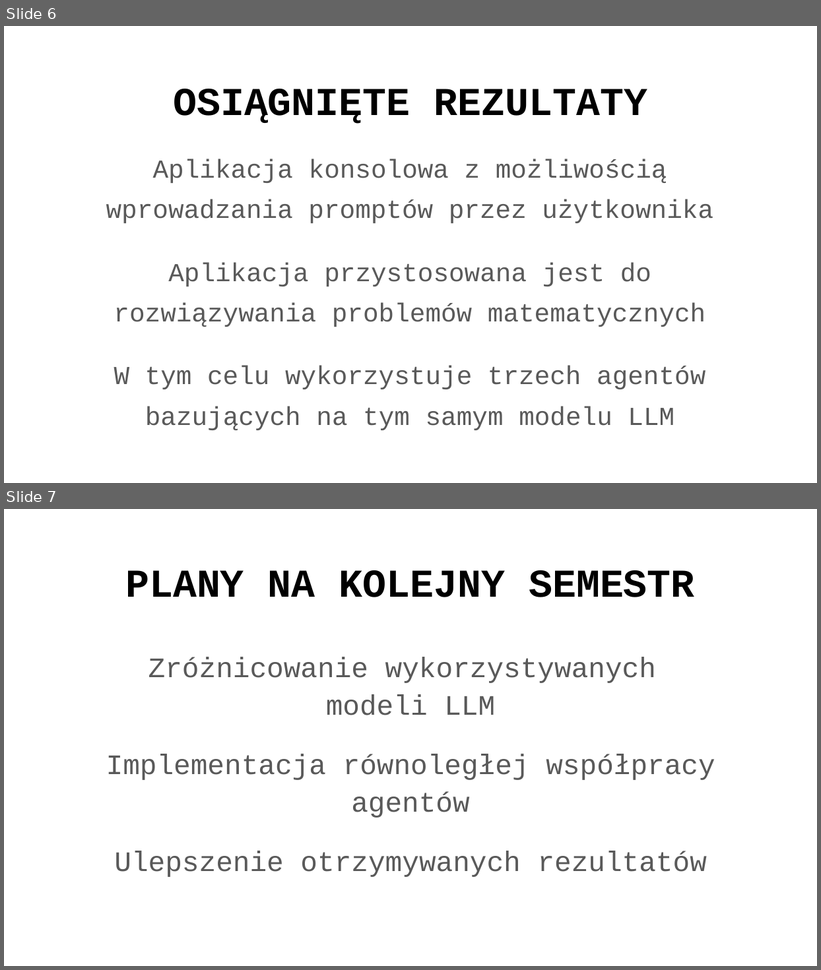
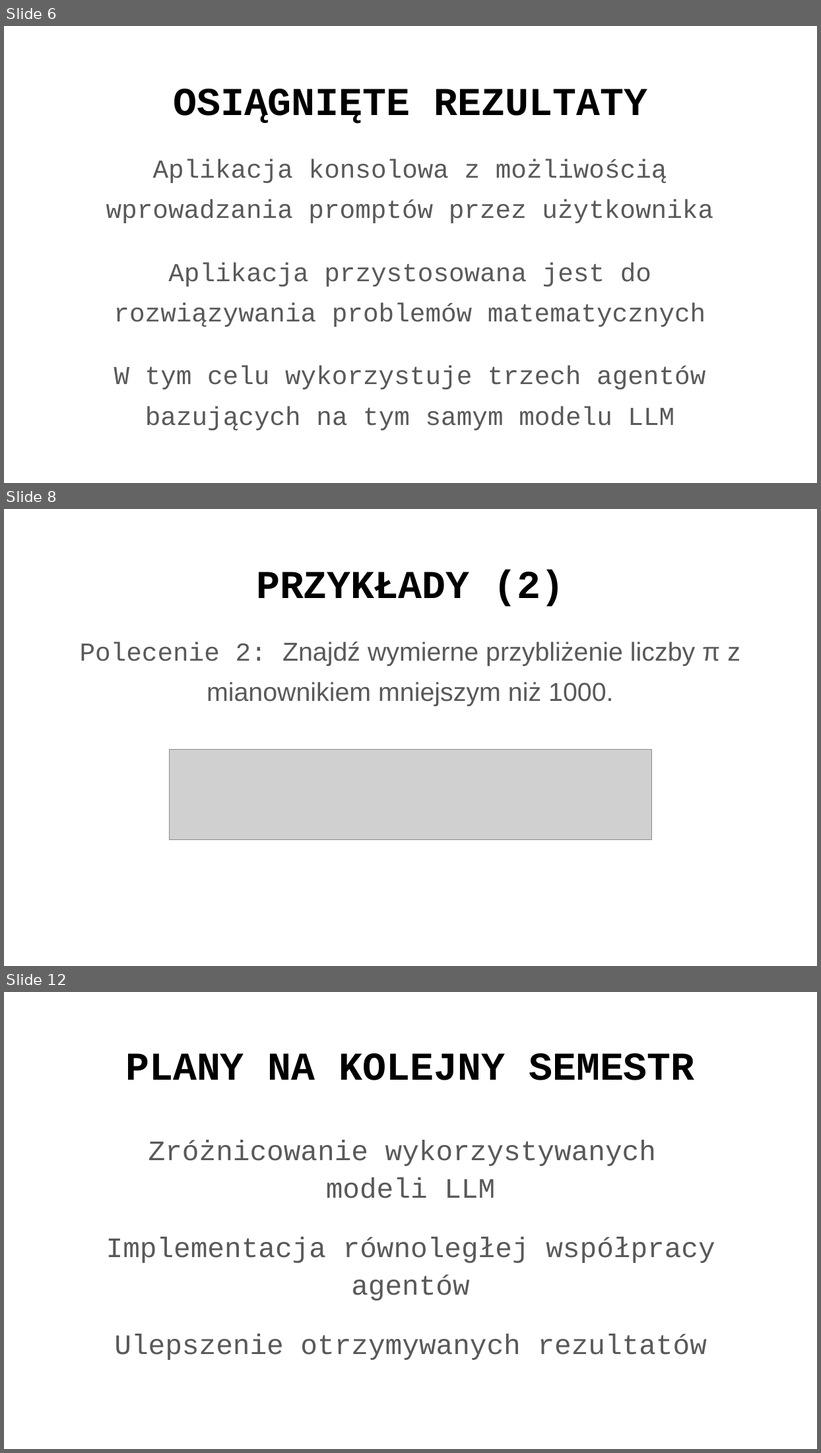
Before and after one commit to Nowak0/LLM-Hive-Minds, a slide deck: Dokumentacja/Prezentacja_1_HMLLM.pptx. Shown one above the other, each under a label of ours: slides 6 and 7 before the commit, slides 6, 8 and 12 after it; the slides between them are not shown. The pictures are 821x970 and 821x1453 pixels, drawn with LibreOffice and Linux fonts; fonts in the diff are those of the drawing; grey boxes stand for pictures; background and template pictures are left out. Boxes give left, top, right and bottom in pixels: in the first picture for what was removed or moved away, otherwise in the second. Text is boxed around its words. In the diff, an @@ line names an element or a change of style, - is before the commit and + after.

```diff
--- a/Dokumentacja/Prezentacja_1_HMLLM.pptx
+++ b/Dokumentacja/Prezentacja_1_HMLLM.pptx
@@ slide 8 added at (4,509,817,966), background picture (left out); not listed: 1 template element that a slide beside it also shows @@
@@ title added at (256,570,565,607), 35 pt, text #000000, bold @@
+PRZYKŁADY (2)
@@ text added at (80,642,741,706), 23 pt, text #595959 @@
+Polecenie 2: Znajdź wymierne przybliżenie liczby π z mianownikiem mniejszym niż 1000.
@@ picture added at (169,750,652,840) @@
@@ what was slide 7 is now slide 12 @@
```
Also in this commit, not shown: 4 other slides added, 12 other files.
